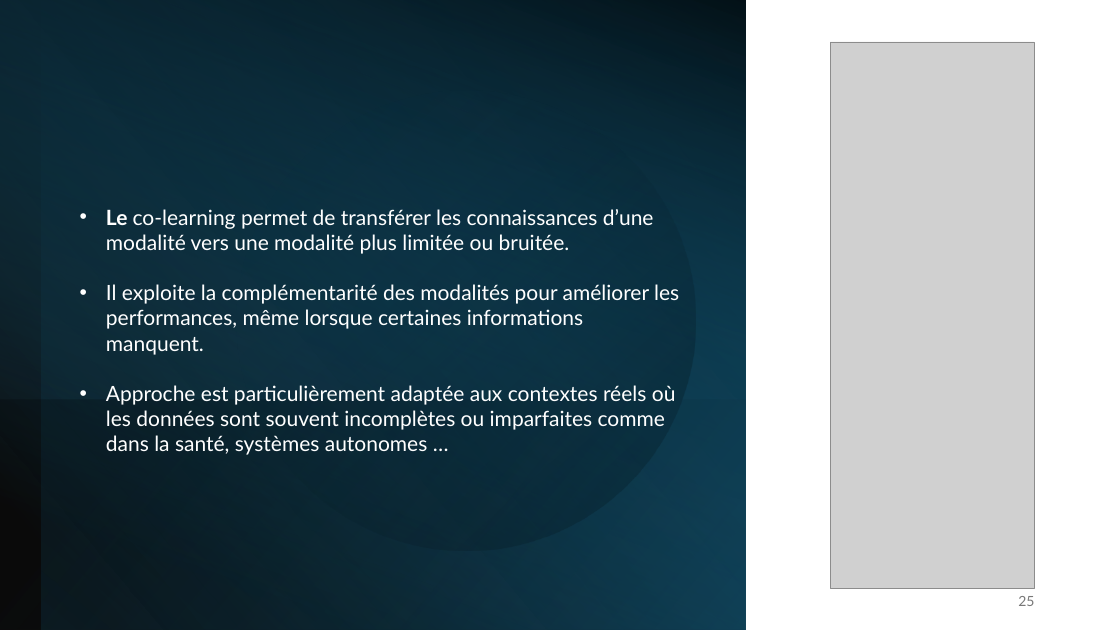
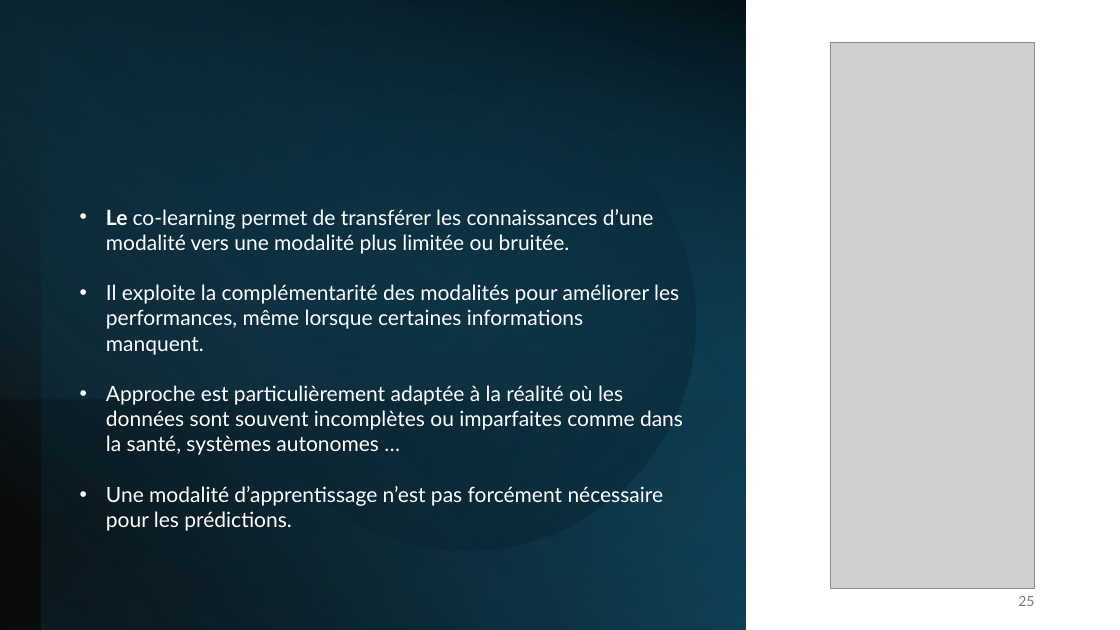
Before and after one commit to IzowRM/Stage-Cetic, a slide deck: slide 25 of Doc Slide/Presentation_du_27_01.pptx. Drawn at 1120x630 pixels with LibreOffice and Linux fonts; fonts in the diff are those of the drawing; grey boxes stand for pictures. Boxes give left, top, right and bottom in pixels: in the first picture for what was removed or moved away, otherwise in the second. Text is boxed around its words. In the diff, an @@ line names an element or a change of style, - is before the commit and + after.

```diff
--- a/Doc Slide/Presentation_du_27_01.pptx
+++ b/Doc Slide/Presentation_du_27_01.pptx
@@ text at <box>106,385,683,531</box>: text changed @@
-• Approche est particulièrement adaptée aux contextes réels où les données sont souvent incomplètes ou imparfaites comme dans la santé, systèmes autonomes …
+• Approche est particulièrement adaptée à la réalité où les données sont souvent incomplètes ou imparfaites comme dans la santé, systèmes autonomes …
+• Une modalité d’apprentissage n’est pas forcément nécessaire pour les prédictions.
```
Also in this commit, not shown: 11 other slides changed, 2 slides added, 2 slides removed, 4 other files.
